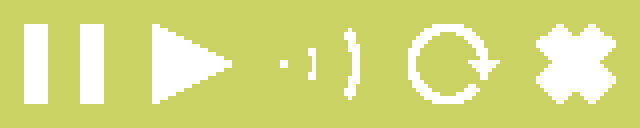
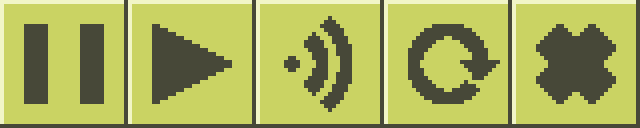
Revision of a layered (640, 128) image; what changed, layer by layer:
added layer "3" above "image" over box(0, 0, 640, 128)
renamed "Фон" to "image", moved it above "2", painted on it over box(0, 0, 640, 128)
painted on "2" over box(0, 0, 640, 128)
